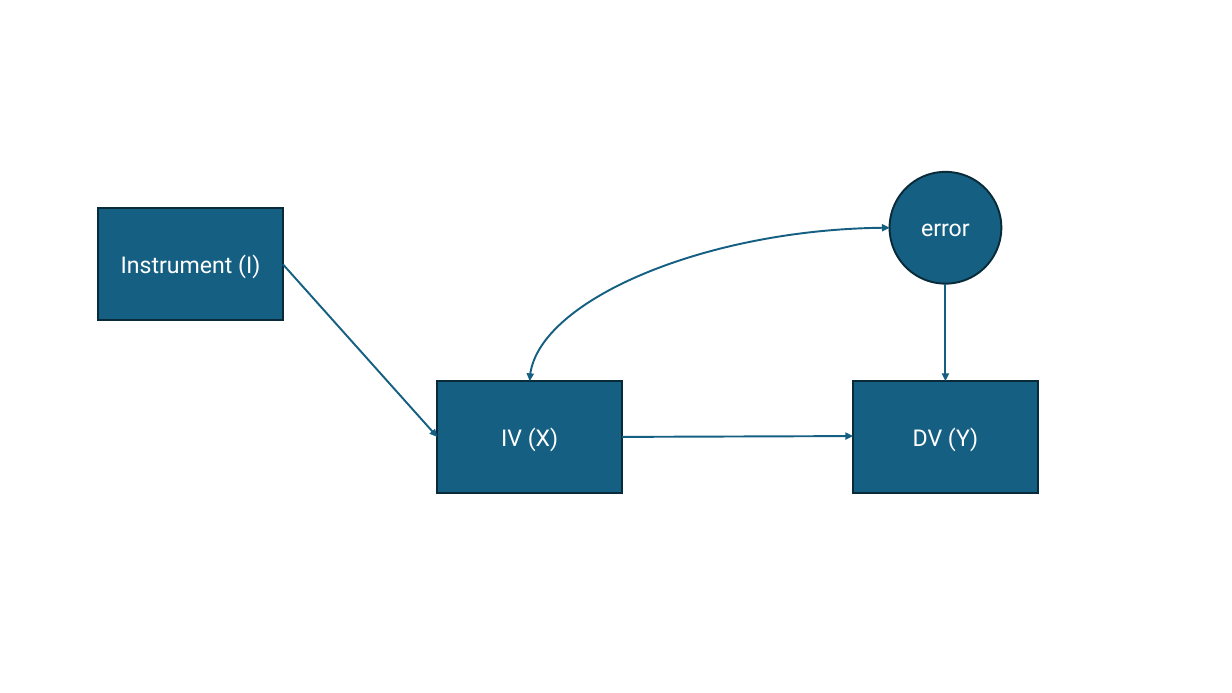
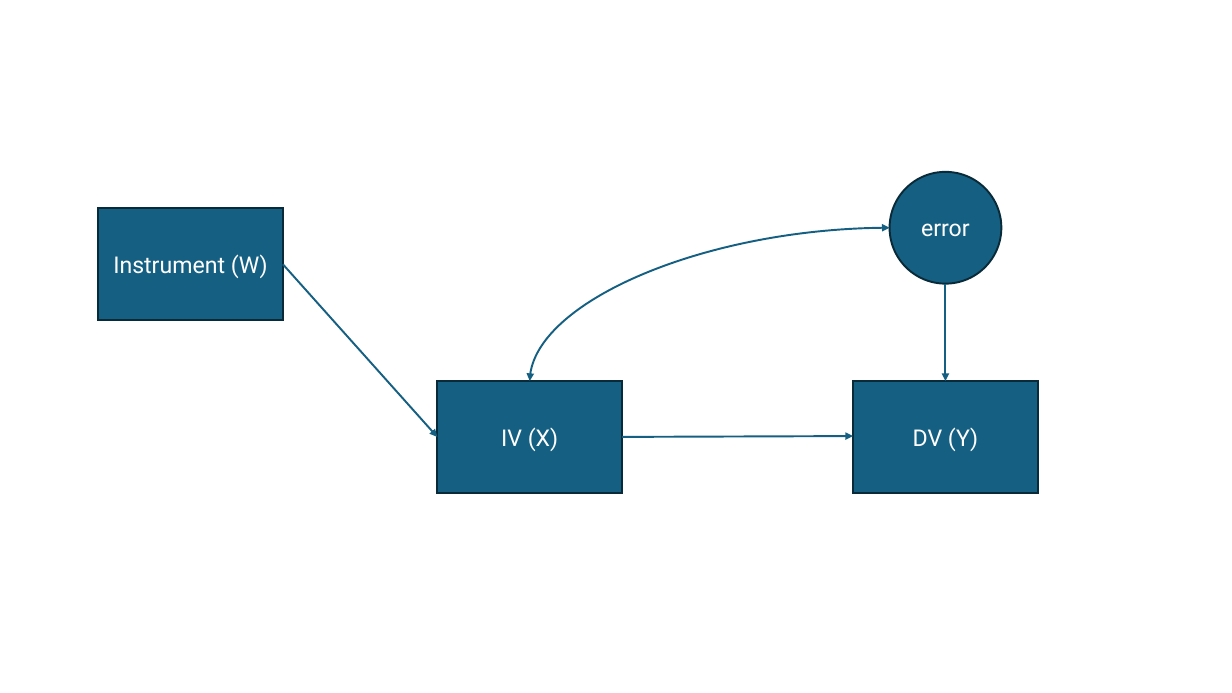
Before and after one commit to brianfox5/ResearchDesign, a slide deck: slide 1 of assets/Slide Backup class 11.pptx. Drawn at 1232x693 pixels with LibreOffice and Linux fonts; fonts in the diff are those of the drawing. Boxes give left, top, right and bottom in pixels: in the first picture for what was removed or moved away, otherwise in the second. Text is boxed around its words. In the diff, an @@ line names an element or a change of style, - is before the commit and + after.

```diff
--- a/assets/Slide Backup class 11.pptx
+++ b/assets/Slide Backup class 11.pptx
@@ text in rectangle at [113,254,268,278]: text changed @@
-Instrument (I)
+Instrument (W)
```
Also in this commit, not shown: 1 other slide changed, 25 other files.
